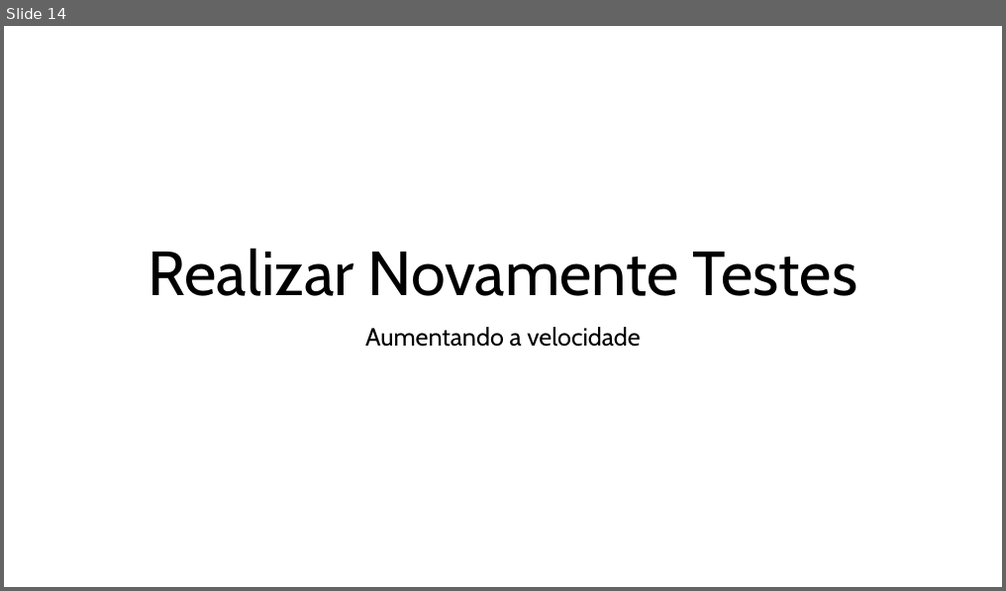
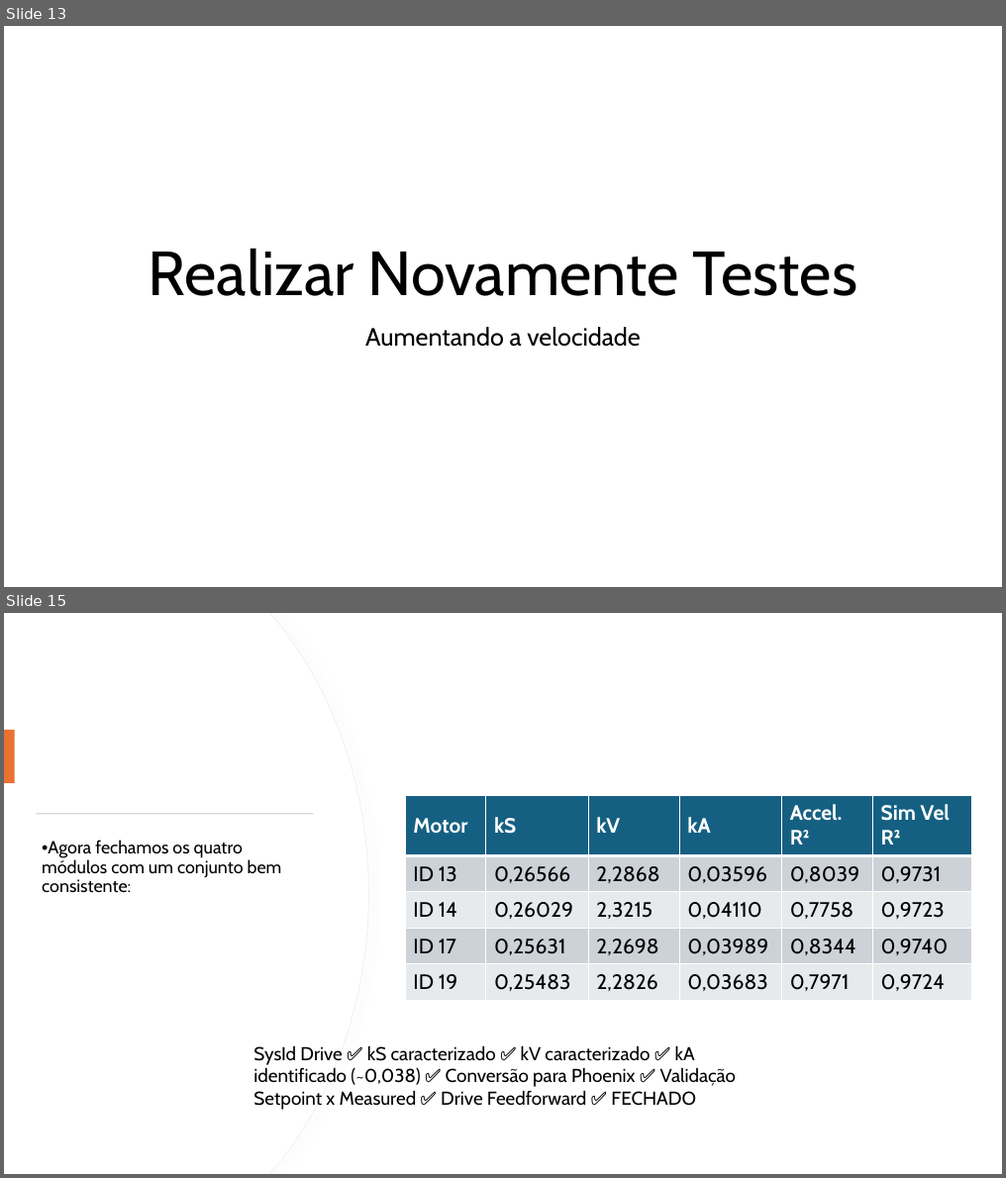
Before and after one commit to fabio-sudo/Tutorial_WPLIB, a slide deck: 4 - Calibração/Lendo Log.pptx. Shown one above the other, each under a label of ours: slide 14 before the commit, slides 13 and 15 after it; the slides between them are not shown. The pictures are 1006x591 and 1006x1178 pixels, drawn with LibreOffice and Linux fonts; fonts in the diff are those of the drawing. Boxes give left, top, right and bottom in pixels: in the first picture for what was removed or moved away, otherwise in the second. Text is boxed around its words. In the diff, an @@ line names an element or a change of style, - is before the commit and + after.

```diff
--- a/4 - Calibração/Lendo Log.pptx
+++ b/4 - Calibração/Lendo Log.pptx
@@ slide 15 added at [4,613,1002,1174], background #FFFFFF @@
@@ freeform shape added at [4,613,368,1174], fill #FFFFFF, outline #EFEFEF 0.75 pt @@
@@ freeform shape added at [4,613,368,1174], fill #FFFFFF @@
@@ rectangle added at [4,730,15,783], fill #E97132 @@
@@ rectangle added at [37,813,313,814], fill #D5D5D5 @@
@@ table added at [405,795,973,1000], 5 rows, 6 columns @@
+Motor | kS | kV | kA | Accel. R² | Sim Vel R²
+ID 13 | 0,26566 | 2,2868 | 0,03596 | 0,8039 | 0,9731
+ID 14 | 0,26029 | 2,3215 | 0,04110 | 0,7758 | 0,9723
+ID 17 | 0,25631 | 2,2698 | 0,03989 | 0,8344 | 0,9740
+ID 19 | 0,25483 | 2,2826 | 0,03683 | 0,7971 | 0,9724
@@ text added at [42,840,282,893], 17 pt, text #000000 @@
+• Agora fechamos os quatro módulos com um conjunto bem consistente:
@@ text added at [253,1046,737,1110], 18 pt, text #000000 @@
+SysId Drive ✅ kS caracterizado ✅ kV caracterizado ✅ kA identificado (~0,038) ✅ Conversão para Phoenix ✅ Validação Setpoint x Measured ✅ Drive Feedforward ✅ FECHADO
@@ what was slide 14 is now slide 13 @@
```
Also in this commit, not shown: 1 slide changed, 1 other slide added, 1 slide removed, 24 other files.
